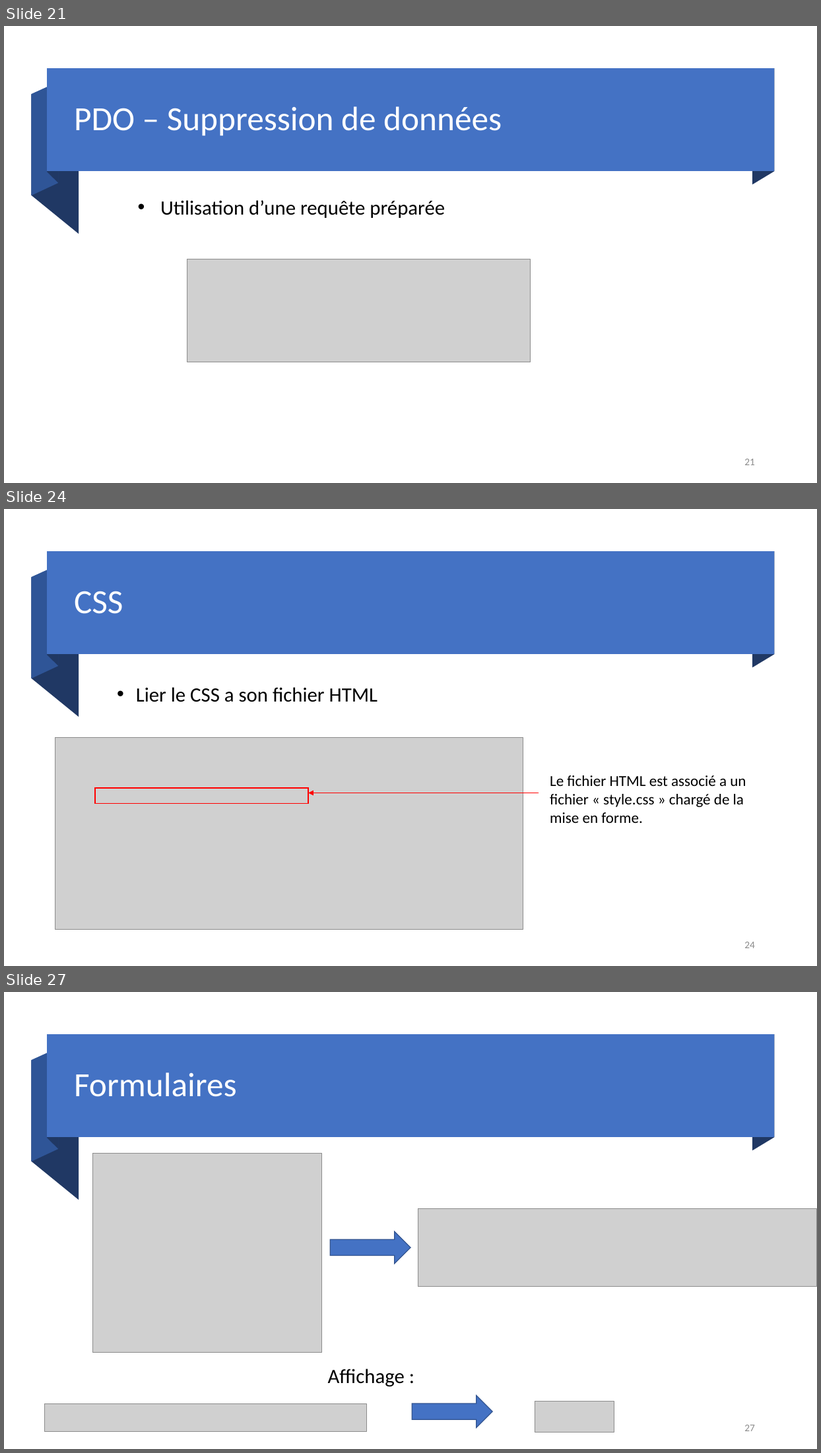
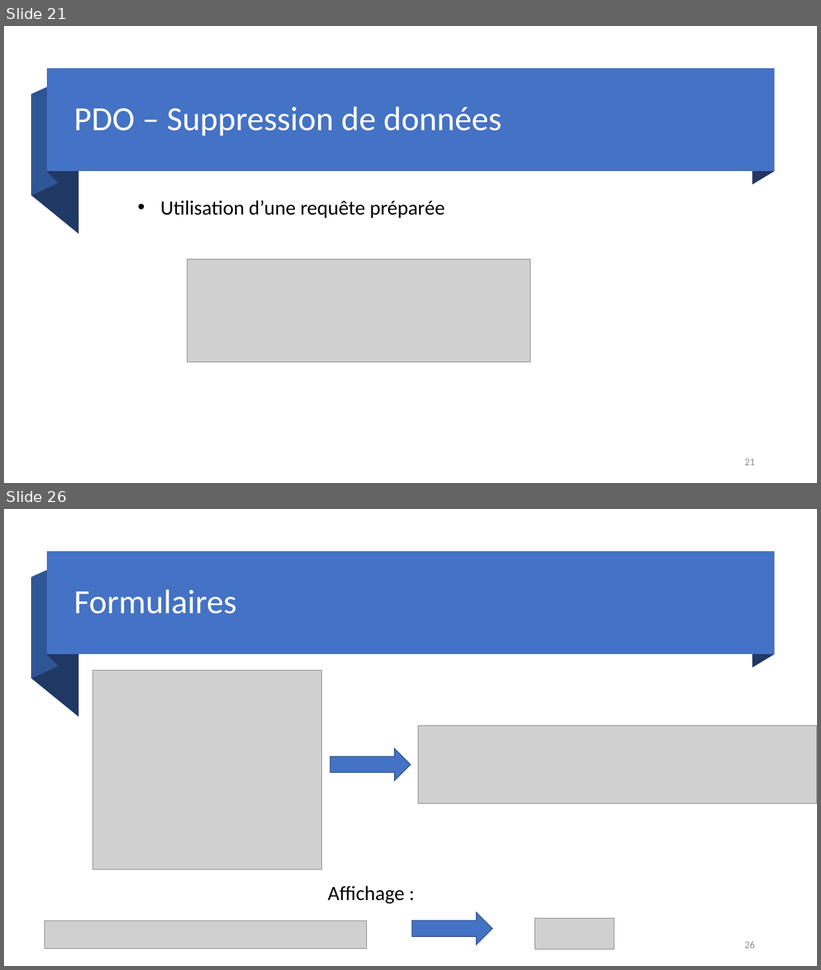
Before and after one commit to DylanMielot/FormationFormateur, a slide deck: Formation de formateur.pptx. Shown one above the other, each under a label of ours: slides 21, 24 and 27 before the commit, slides 21 and 26 after it; the slides between them are not shown. The pictures are 821x1453 and 821x970 pixels, drawn with LibreOffice and Linux fonts; fonts in the diff are those of the drawing; grey boxes stand for pictures. Boxes give left, top, right and bottom in pixels: in the first picture for what was removed or moved away, otherwise in the second. Text is boxed around its words. In the diff, an @@ line names an element or a change of style, - is before the commit and + after.

```diff
--- a/Formation de formateur.pptx
+++ b/Formation de formateur.pptx
@@ slide 24 removed at bbox=[4, 509, 817, 966], background #FFFFFF @@
@@ freeform shape removed at bbox=[32, 565, 58, 679] @@
@@ rectangle removed at bbox=[47, 552, 774, 655] @@
@@ freeform shape removed at bbox=[48, 552, 58, 666] @@
@@ freeform shape removed at bbox=[752, 552, 774, 668] @@
@@ freeform shape removed at bbox=[32, 578, 79, 717] @@
@@ title removed at bbox=[74, 591, 123, 614] @@
-CSS
@@ text removed at bbox=[136, 687, 378, 702] @@
-• Lier le CSS a son fichier HTML
@@ picture removed at bbox=[55, 738, 523, 930] @@
@@ text removed at bbox=[550, 776, 746, 823] @@
-Le fichier HTML est associé a un fichier « style.css » chargé de la mise en forme.
@@ rectangle removed at bbox=[96, 788, 309, 804] @@
@@ arrow removed from (539, 793) to (308, 793) @@
@@ page number removed at bbox=[745, 942, 755, 949] @@
-24
@@ what was slide 27 is now slide 26 @@
@@ page number at bbox=[745, 941, 755, 949]: text changed @@
-27
+26
```
Also in this commit, not shown: 14 slides changed, 1 slide added, 1 other slide removed, 1 other file.
